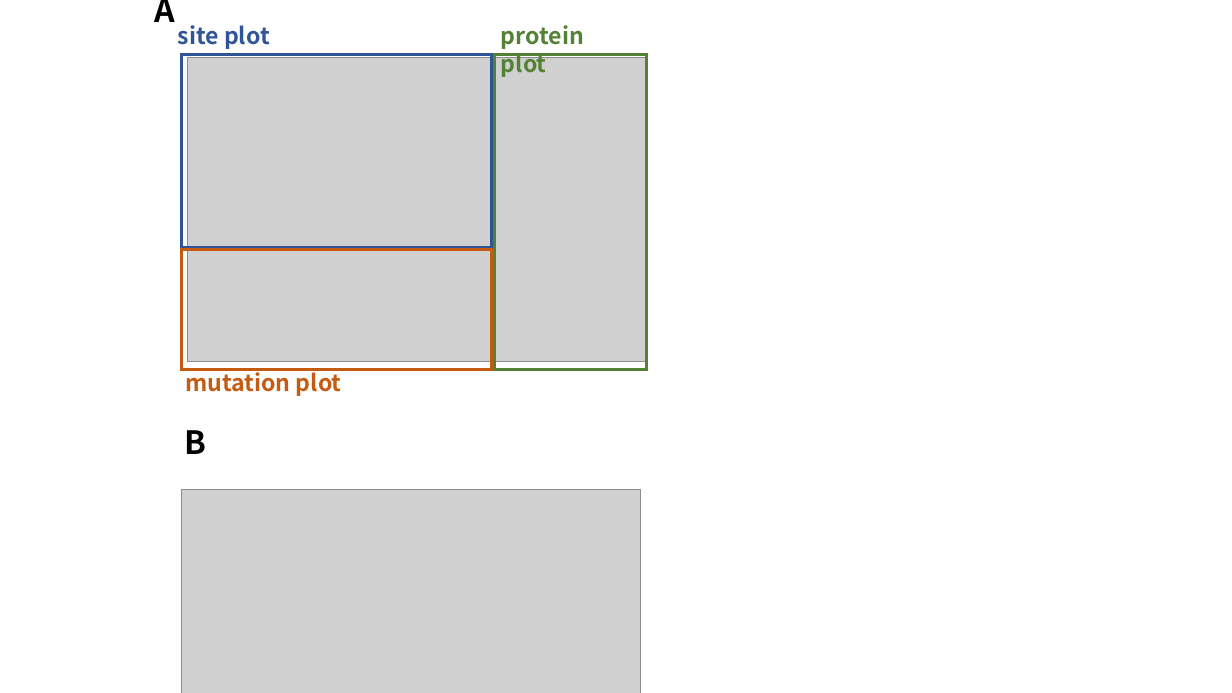
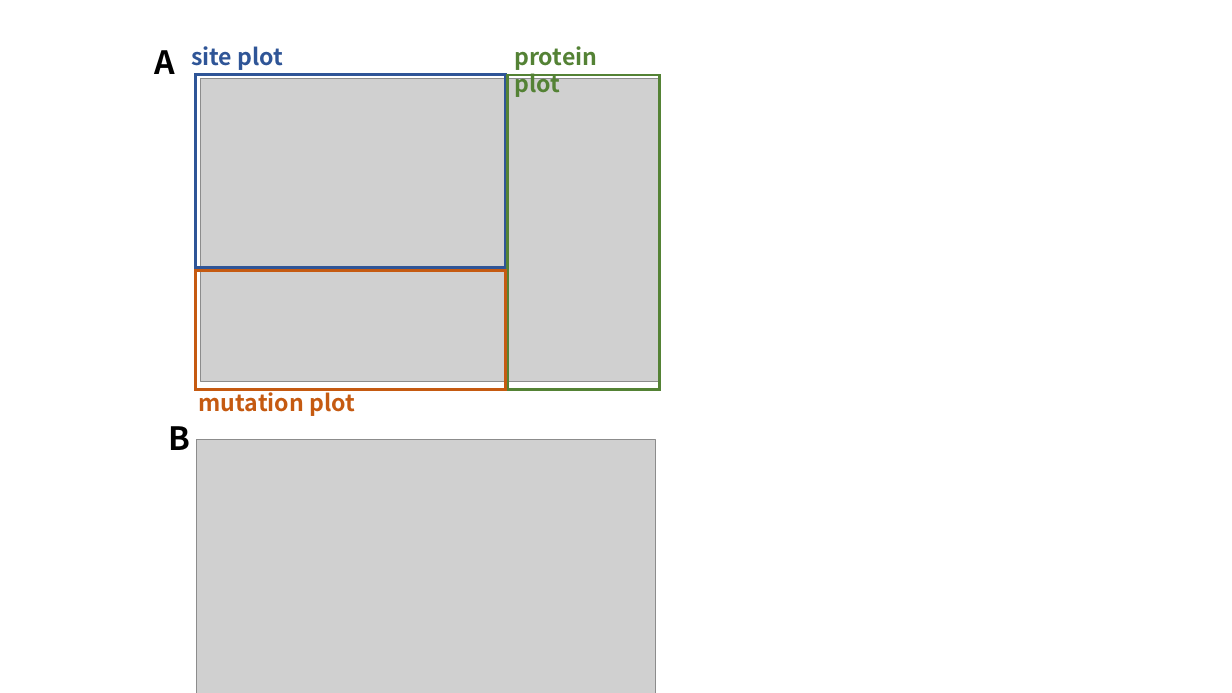
Before and after one commit to Lancasterwu/dms-view-ms, a slide deck: slide 3 of fig/figs.pptx. Drawn at 1232x693 pixels with LibreOffice and Linux fonts; fonts in the diff are those of the drawing; grey boxes stand for pictures. Boxes give left, top, right and bottom in pixels: in the first picture for what was removed or moved away, otherwise in the second. Text is boxed around its words. In the diff, an @@ line names an element or a change of style, - is before the commit and + after.

```diff
--- a/fig/figs.pptx
+++ b/fig/figs.pptx
@@ text "A": place and size @@
-text "A" at (154, 0, 175, 22)
+text "A" at (154, 50, 175, 74)
@@ 3 rectangles, 2 texts, 1 picture: place and size @@
-3 rectangles, 2 texts, 1 picture at (178, 25, 646, 369)
+3 rectangles, 2 texts, 1 picture at (191, 46, 659, 389)
@@ text "mutation plot": place and size @@
-text "mutation plot" at (185, 368, 342, 396)
+text "mutation plot" at (199, 388, 355, 416)
@@ text "B": place and size @@
-text "B" at (185, 430, 207, 454)
+text "B" at (169, 426, 191, 450)
@@ picture: place and size @@
-picture at (181, 490, 640, 693)
+picture at (197, 440, 655, 693)
```
Also in this commit, not shown: 3 other files.
